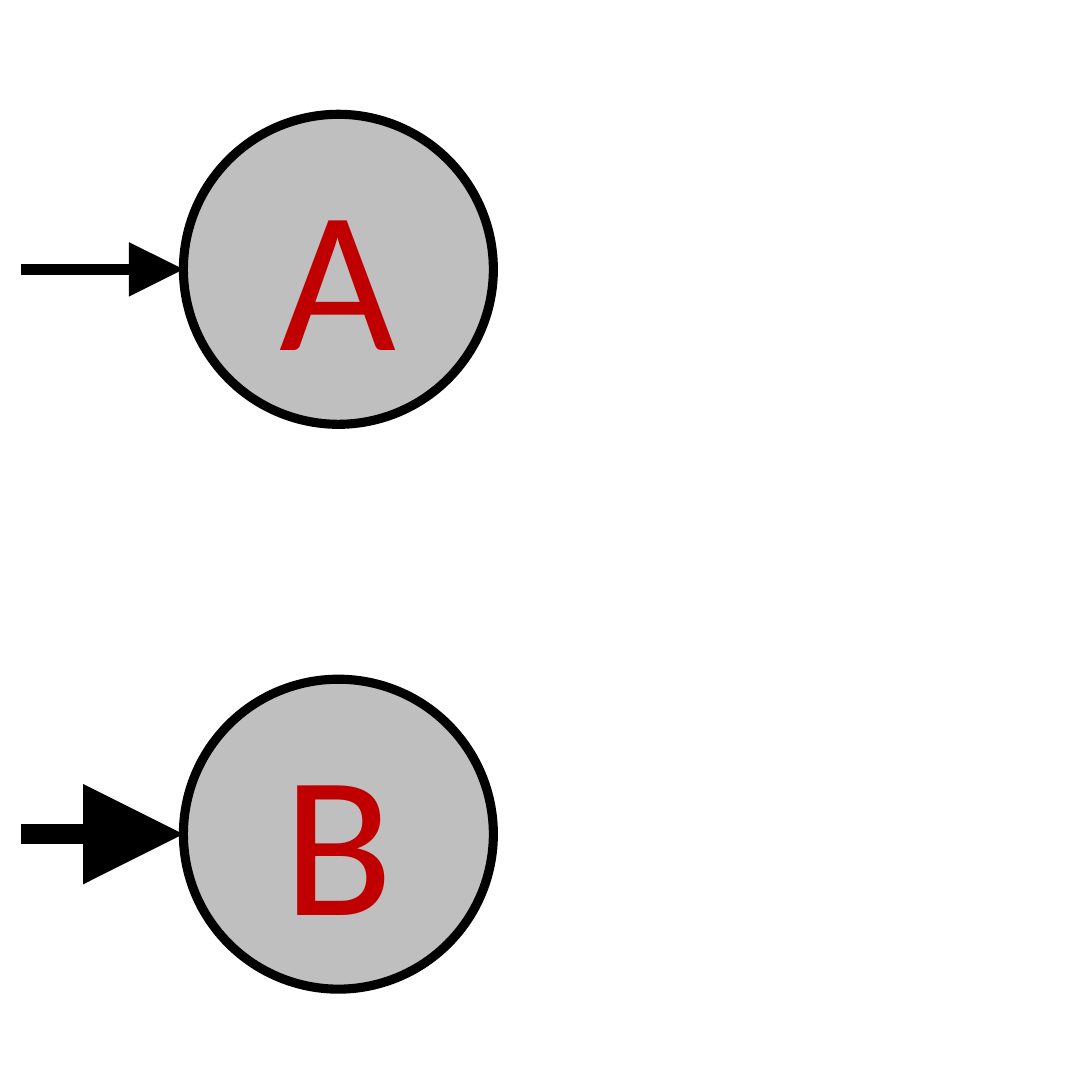
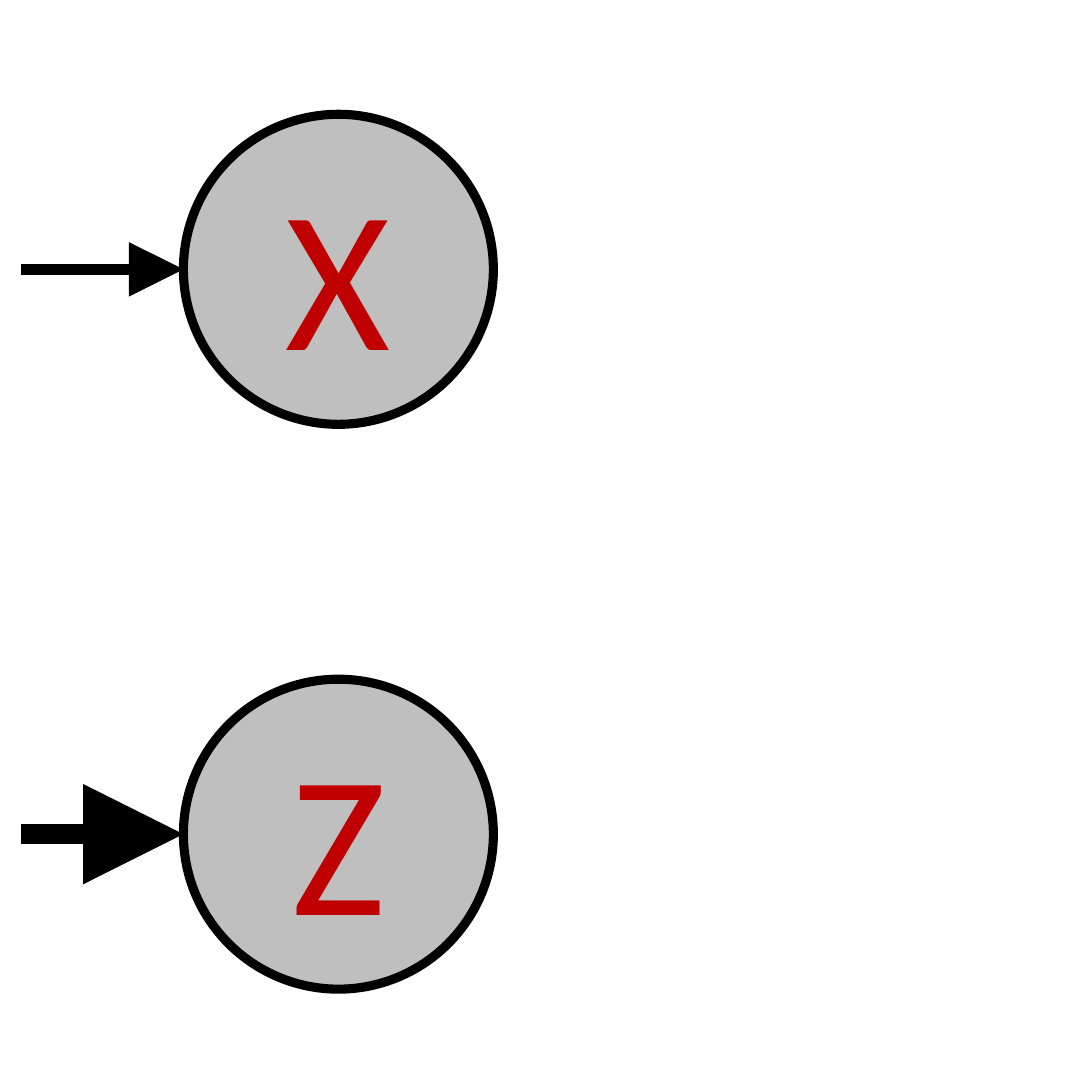
Before and after one commit to ishita-dg/causal_markov, a slide deck: slide 8 of Experiments/draw_instructions.pptx. Drawn at 1092x1092 pixels with LibreOffice and Linux fonts; fonts in the diff are those of the drawing. Boxes give left, top, right and bottom in pixels: in the first picture for what was removed or moved away, otherwise in the second. Text is boxed around its words. In the diff, an @@ line names an element or a change of style, - is before the commit and + after.

```diff
--- a/Experiments/draw_instructions.pptx
+++ b/Experiments/draw_instructions.pptx
@@ text in ellipse at bbox=[286, 220, 391, 350]: text changed @@
-A
+X
@@ text in ellipse at bbox=[291, 785, 386, 915]: text changed @@
-B
+Z
```
Also in this commit, not shown: 9 other slides changed, 21 other files.
